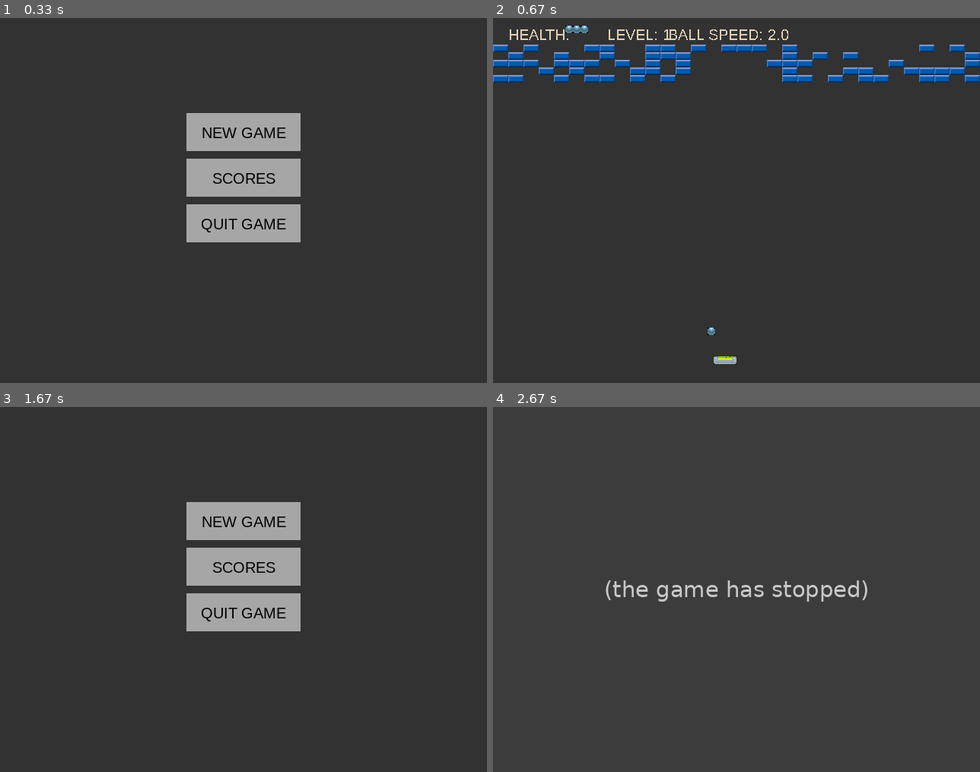
Above: before the commit, frames 1-4 (two rows, left to right).
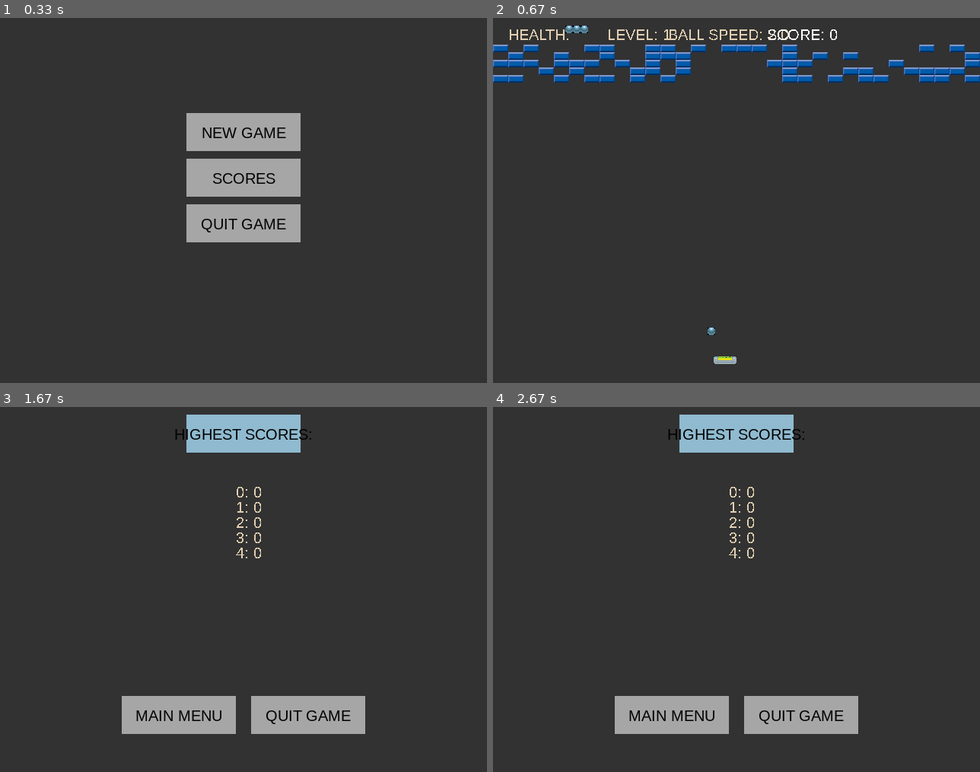
Above: after the commit, the same moments.

Repository: daria0/skrypty
Game: pygame game, started from pygame-arkanoid/arkandoid.py
Two runs of this game, one before a commit and one after it. Both use one fixed random seed, a clock stepped at 60 frames per second and the inputs below.
Inputs (mouse positions are in pixels of both pictures, inside the frame that each line leads up to):
- Up to frame 1 (0.33 s): no input
- Up to frame 2 (0.67 s): click (736, 131) at 0.38 s, where only the run after the commit has a clickable "NEW GAME"
- Up to frame 3 (1.67 s): hold Esc 0.67-1.13 s; hold Right 0.67-1.13 s; move the mouse to (112, 600) at 0.7 s; press the mouse at (228, 571) at 1.2 s; move the mouse to (301, 582) at 1.3 s; release the mouse at (370, 593) at 1.43 s; press the mouse at (228, 571) at 1.53 s; move the mouse to (204, 542) at 1.63 s
- Up to frame 4 (2.67 s): release the mouse at (668, 512) at 1.77 s; hold Right 1.83-2.3 s; click (692, 717) at 1.92 s; press the mouse at (721, 571) at 2.37 s; move the mouse to (751, 618) at 2.47 s; release the mouse at (785, 666) at 2.6 s

Frame 1 is identical in both runs. In frame 2, 0.1% of the frame differs, in the area x 56-71%, y 3-7%; in frame 3, 14%, in the area x 25-75%, y 2-90%; in frame 4, 8.4%.
Before the commit the program exited at 2.48 s; later frames show no game.

Commit message:
Displaying highest scores + fixed button

Diff:
--- a/pygame-arkanoid/arkandoid.py
+++ b/pygame-arkanoid/arkandoid.py
@@ -1,6 +1,7 @@
 import random
 import pygame
-from pygame.locals import KEYDOWN, K_ESCAPE, K_UP, K_DOWN, K_LEFT, K_RIGHT, QUIT, K_p
+from pygame.locals import KEYDOWN, K_ESCAPE, K_UP, K_DOWN, K_LEFT, K_RIGHT, QUIT, K_p, \
+    MOUSEBUTTONDOWN, MOUSEBUTTONUP, MOUSEMOTION
 from enum import Enum
 from game_settings import *
 
@@ -20,6 +21,10 @@
 
 ball_x = BallDirections.x_LEFT
 ball_y = BallDirections.y_UP
+
+game_score = 0
+best_scores = [0, 0, 0, 0, 0]
+click = False
 
 
 class Player(pygame.sprite.Sprite):
@@ -138,7 +143,6 @@
             for i in range(len(brick_pattern)) if brick_pattern[i] == 1]
         for brick in brick_locations:
             bricks.add(brick)
-
     ball_speed += 0.5 * lvl
 
 
@@ -149,11 +153,12 @@
 
 def button(text, pos_x, pos_y, width, height, color, hover_color, action=None,
            text_color=black):
+    global click
     mouse = pygame.mouse.get_pos()
-    click = pygame.mouse.get_pressed()
     if pos_x + width > mouse[0] > pos_x and pos_y + height > mouse[1] > pos_y:
         pygame.draw.rect(screen, hover_color, (pos_x, pos_y, width, height))
-        if click[0] == 1 and action is not None:
+        if click and action is not None:
+            click = False
             action()
     else:
         pygame.draw.rect(screen, color, (pos_x, pos_y, width, height))
@@ -182,11 +187,12 @@
 
 
 def detect_brick_collision():
-    global ball_x, ball_y
+    global ball_x, ball_y, game_score
 
     if pygame.sprite.spritecollideany(ball, bricks):
         brick_to_delete = pygame.sprite.spritecollideany(ball, bricks)
         brick_to_delete.kill()
+        game_score += POINTS_PER_BRICK
 
         if ball_y == BallDirections.y_UP:
             if ball.y == (brick.y + 20 - ball_speed):
@@ -216,28 +222,30 @@
 
 
 def reset_game():
-    global display_menu, game_lost, game_won, lvl_won, paused
-    global health_lvl, lvl, ball_speed
+    global display_menu, game_lost, game_won, lvl_won, paused, score_menu
+    global health_lvl, lvl, ball_speed, game_score
 
     display_menu = True
     game_lost = False
     game_won = False
     lvl_won = False
     paused = False
+    score_menu = False
     health_lvl = HEALTH_LVL
     lvl = LVL
     ball_speed = BALL_SPEED
-
-
+    game_score = 0
 
 
 def display_main_menu():
+    if paused or lvl_won:
+        save_game_score()
     reset_game()
     screen.fill(dark_grey)
     button("NEW GAME", SCREEN_WIDTH / 2 - 75, SCREEN_HEIGHT / 3 - 35, 150, 50,
            light_grey, light_blue, play_game)
     button("SCORES", SCREEN_WIDTH / 2 - 75, SCREEN_HEIGHT / 3 + 25, 150, 50,
-           light_grey, light_blue, show_highest_scores)
+           light_grey, light_blue, display_highest_scores_menu)
     button("QUIT GAME", SCREEN_WIDTH / 2 - 75, SCREEN_HEIGHT / 3 + 85, 150,
            50, light_grey, light_orange, quit_game)
 
@@ -249,10 +257,10 @@
 
 
 def pause():
-    s = pygame.Surface((SCREEN_WIDTH, SCREEN_HEIGHT))  # the size of your rect
-    s.set_alpha(5)  # alpha level
-    s.fill(light_grey)  # this fills the entire surface
-    screen.blit(s, (0, 0))  # (0,0) are the top-left coordinates
+    s = pygame.Surface((SCREEN_WIDTH, SCREEN_HEIGHT))
+    s.set_alpha(5)
+    s.fill(light_grey)
+    screen.blit(s, (0, 0))
 
     button("CONTINUE", SCREEN_WIDTH / 2 - 75, SCREEN_HEIGHT / 3 - 35, 150, 50,
            light_grey, light_blue, resume)
@@ -262,8 +270,39 @@
            50, light_grey, light_orange, quit_game)
 
 
-def show_highest_scores():
-    pass
+def back_to_main_menu():
+    global display_menu, score_menu
+    display_menu = True
+    score_menu = False
+
+
+def display_highest_scores_menu():
+    global display_menu, score_menu
+    display_menu = False
+    score_menu = True
+
+    screen.fill(dark_grey)
+    button("HIGHEST SCORES:", SCREEN_WIDTH / 2 - 75, 10, 150, 50,
+           light_blue, light_blue)
+    button("MAIN MENU", SCREEN_WIDTH / 2 - 160, SCREEN_HEIGHT - 100, 150, 50,
+           light_grey, light_blue, back_to_main_menu)
+    button("QUIT GAME", SCREEN_WIDTH / 2 + 10, SCREEN_HEIGHT - 100, 150,
+           50, light_grey, light_orange, quit_game)
+
+    for n, score in enumerate(best_scores):
+        screen.blit(font.render(str(n) + ": " + str(score), False, light_orange),
+                    (SCREEN_WIDTH / 2 - 10, 100 + 20 * n))
+
+
+def save_game_score():
+    global best_scores, game_score
+    if len(bricks) == 0 and health_lvl == HEALTH_LVL:
+        game_score += 500  # bonus
+    if game_score not in best_scores:
+        all_scores = best_scores.copy()
+        all_scores.append(game_score)
+        best_scores = sorted(all_scores, reverse=True)[0:5]
+        print(best_scores)
 
 
 def display_game_lost_menu():
@@ -303,12 +342,11 @@
         if health_lvl <= 0:
             game_lost = True
 
-        if len(bricks) == 0 and health_lvl > 0:
+        if len(bricks) == 0 and health_lvl > 0 and game_score > 0:
             if lvl >= MAX_LVL:
                 game_won = True
             else:
                 lvl_won = True
-                print("lvl won")
 
     for event in pygame.event.get():
         if event.type == QUIT:
@@ -316,17 +354,23 @@
         elif event.type == KEYDOWN:
             if event.key in (K_ESCAPE, K_p):
                 paused = not paused
+        elif event.type == MOUSEBUTTONDOWN:
+            click = True
 
     pressed_keys = pygame.key.get_pressed()
     player.update(pressed_keys)
 
     if display_menu:
         display_main_menu()
+    elif score_menu:
+        display_highest_scores_menu()
     elif paused:
         pause()
     elif game_lost:
+        save_game_score()
         display_game_lost_menu()
     elif game_won:
+        save_game_score()
         display_game_won_menu()
     elif lvl_won:
         display_lvl_won_menu()
@@ -345,6 +389,7 @@
         screen.blit(font.render('LEVEL: ' + str(lvl), False, light_orange), (150, 10))
         screen.blit(font.render('BALL SPEED: ' + str(ball_speed), False, light_orange),
                     (230, 10))
+        screen.blit(font.render('SCORE: ' + str(game_score), False, white), (360, 10))
 
         detect_brick_collision()
         ball.update()
@@ -352,5 +397,4 @@
 
     clock.tick(60)
     pygame.display.flip()
-    # pygame.display.update()
 pygame.quit()
--- a/pygame-arkanoid/game_settings.py
+++ b/pygame-arkanoid/game_settings.py
@@ -13,6 +13,7 @@
 HEALTH_LVL = 3
 
 BALL_SPEED = 1.5
+POINTS_PER_BRICK = 10
 
 # GAME VARIABLES
 
@@ -28,6 +29,7 @@
 game_won = False
 lvl_won = False
 display_menu = True
+score_menu = False
 
 # COLORS
 
